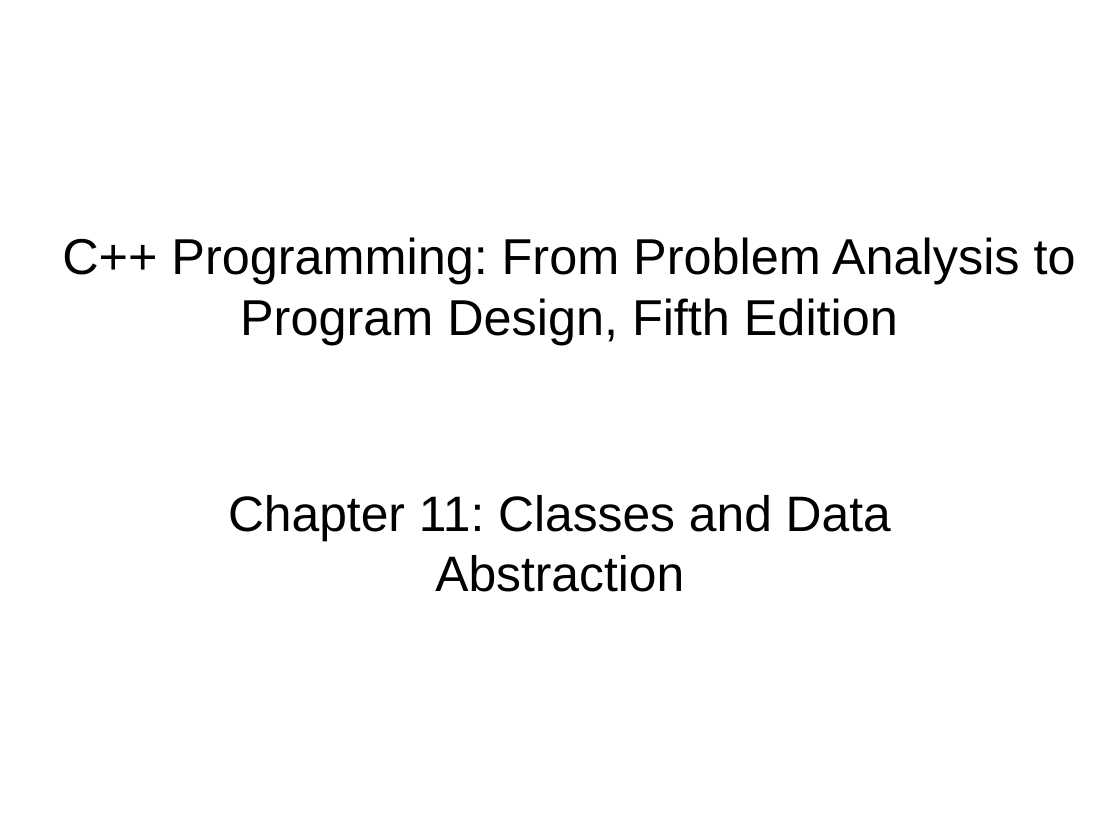
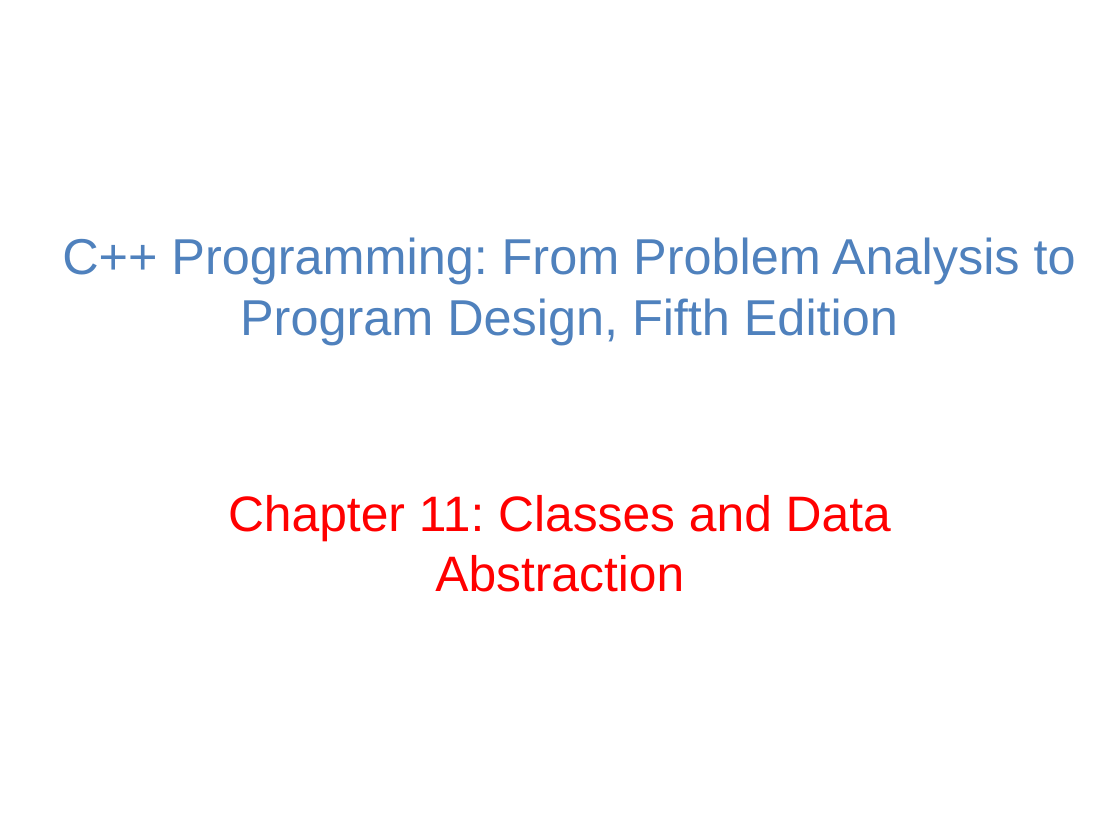
Before and after one commit to Emadalsuwat/emadalsuwat.github.io, a slide deck: slide 1 of Programming2/CH11.pptx. Drawn at 1120x840 pixels with LibreOffice and Linux fonts; fonts in the diff are those of the drawing. Boxes give left, top, right and bottom in pixels: in the first picture for what was removed or moved away, otherwise in the second. Text is boxed around its words. In the diff, an @@ line names an element or a change of style, - is before the commit and + after.

```diff
--- a/Programming2/CH11.pptx
+++ b/Programming2/CH11.pptx
@@ title "C++ Programming: From Problem Analysis ..." at [62, 237, 1076, 344]: text colour #000000 to #4F81BD @@
@@ subtitle "Chapter 11: Classes and Data ..." at [228, 495, 891, 592]: text colour #000000 to #FF0000 @@
```
Also in this commit, not shown: 1 slide added, 5 other files.
